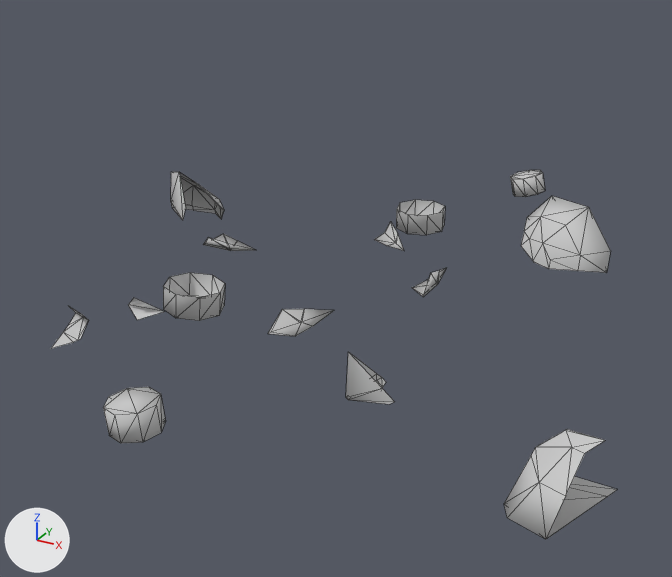
Two versions of the FBX model Assets/Resources/ani/item ufo/item ufo_death.FBX, one commit apart.
The view is the same before and after, from a 50 mm lens placed at (10.2, -18.6, 4.6), pointed at (0.3, -0.6, -4.3). The axes (+X, +Y, +Z) are drawn at lower left. The lights are the same throughout. Both versions are drawn at frame 30 of the action 'Take 001'; the numbers are the values there. Mesh edges are drawn as thin lines.
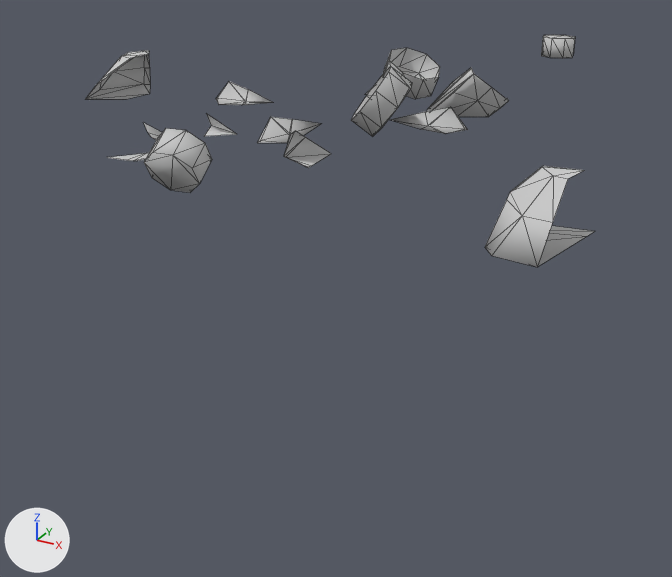
Edits to the bpy script that builds the scene:
```text
Change ob_mesh044_part_5:
    ob_mesh044_part_5.location: (-3.56, -5.62, -4.27) -> (-1.6, -4.79, -0.27)
    ob_mesh044_part_5.rotation_euler: (2.362, -0.283, -0.531) -> (2.363, -0.281, -1.619)  # degrees (135, -16, -30) -> degrees (135, -16, -93)
Change ob_object093:
    ob_object093.location: (-2.67, 0.31, -2.42) -> (-1.88, -1.36, 1.04)
    ob_object093.rotation_euler: (-0.423, -1.184, 0.384) -> (1.226, -0.722, -1.054)  # degrees (-24, -68, 22) -> degrees (70, -41, -60)
Change ob_object094:
    ob_object094.location: (-0.11, 1.28, -2.96) -> (1.06, 1.71, 1.07)
    ob_object094.rotation_euler: (-1.204, -0.785, 0.818) -> (-1.213, 0.769, -0.254)  # degrees (-69, -45, 47) -> degrees (-69, 44, -15)
Change ob_object097:
    ob_object097.location: (0.4, 4.14, -3.71) -> (0.75, 2.6, 0.52)
    ob_object097.rotation_euler: (-1.57, -0.00329, -0.125) -> (-1.384, 0.416, 0.0633)  # degrees (-90, -0.2, -7.2) -> degrees (-79, 24, 3.6)
Change ob_mesh044_part_2:
    ob_mesh044_part_2.location: (-2.87, -4.1, -4.31) -> (-1.54, -2.75, -0.31)
    ob_mesh044_part_2.rotation_euler: (2.358, -0.283, -0.155) -> (2.363, -0.282, -0.627)  # degrees (135, -16, -8.9) -> degrees (135, -16, -36)
Change ob_object092:
    ob_object092.location: (1.1, 1.16, -2.96) -> (2.05, -1.52, 1.06)
    ob_object092.rotation_euler: (1.224, 0.72, -0.487) -> (1.23, 0.732, 1.272)  # degrees (70, 41, -28) -> degrees (70, 42, 73)
Change ob_object095:
    ob_object095.location: (-1.79, -3.35, -3.66) -> (1.53, -1.33, 0.59)
    ob_object095.rotation_euler: (1.537, 0.0781, 0.0195) -> (1.133, -0.856, 0.947)  # degrees (88, 4.5, 1.1) -> degrees (65, -49, 54)
Change ob_mesh044_part_6:
    ob_mesh044_part_6.location: (7.48, -6.47, -3.77) -> (6.66, -5.91, 0.23)
    ob_mesh044_part_6.rotation_euler: (-0.000276, 0.000115, -1.484) -> (-0.000476, -0.000138, -1.318)  # degrees (0, 0, -85) -> degrees (0, 0, -76)
Change ob_object089:
    ob_object089.location: (0.29, -7.97, -3.46) -> (0.41, -6.02, 0.53)
    ob_object089.rotation_euler: (1.643, -0.0354, -0.699) -> (0.593, 0.332, 0.347)  # degrees (94, -2, -40) -> degrees (34, 19, 20)
Change ob_mesh044_part_1:
    ob_mesh044_part_1.location: (3.27, -4.82, -3.86) -> (1.49, -3.72, -0.26)
    ob_mesh044_part_1.rotation_euler: (-1.309, -1.946, 0.0344) -> (2.357, 0.282, 1.066)  # degrees (-75, -111, 2) -> degrees (135, 16, 61)
Change ob_object096:
    ob_object096.location: (2.0, 8.3, -3.4) -> (2.23, 9.86, 0.52)
    ob_object096.rotation_euler: (1.57, 2.921, 0.1) -> (-1.576, 0.0351, 1.403)  # degrees (90, 167, 5.7) -> degrees (-90, 2, 80)
Change ob_mesh044_part_4:
    ob_mesh044_part_4.location: (-5.66, 1.88, -3.71) -> (-5.7, -0.53, 0.24)
    ob_mesh044_part_4.rotation_euler: (-1.468, 0.908, -0.576) -> (-0.0000911, -0.00312, 0.0137)  # degrees (-84, 52, -33) -> degrees (0, -0.2, 0.8)
Change ob_mesh044_part_3:
    ob_mesh044_part_3.location: (4.31, 3.6, -3.7) -> (2.8, 1.14, 0.07)
    ob_mesh044_part_3.rotation_euler: (1.448, -0.429, -0.444) -> (-2.352, 0.198, -1.482)  # degrees (83, -25, -25) -> degrees (-135, 11, -85)
Change ob_object091:
    ob_object091.location: (2.06, -2.83, -2.95) -> (1.46, -2.05, 1.07)
    ob_object091.rotation_euler: (1.205, 0.777, -0.423) -> (1.214, 0.763, -0.288)  # degrees (69, 45, -24) -> degrees (70, 44, -17)
```

What differs and where, as boxes (x1, y1, x2, y2) in the pictures (672 x 577 px):
'Mesh044_Part_6', moved, turned: before (504, 429, 617, 539); after (485, 166, 595, 267)
'Mesh044_Part_3', moved, turned: before (521, 196, 611, 273); after (427, 68, 509, 117)
'Object089', moved, turned: before (103, 387, 165, 443); after (144, 128, 212, 192)
'Object095', moved, turned: before (163, 272, 225, 321); after (351, 66, 412, 137)
'Mesh044_Part_4', moved, turned: before (171, 172, 224, 220); after (86, 50, 150, 99)
'Object097', moved, turned: before (396, 200, 445, 235); after (383, 48, 440, 99)
'Mesh044_Part_1', moved, turned: before (346, 352, 394, 404); after (284, 131, 331, 168)
'Object091', moved, turned: before (268, 309, 334, 336); after (257, 117, 321, 143)
'Object092', moved, turned: before (412, 268, 446, 297); after (391, 107, 468, 133)
'Object096', moved, turned: before (510, 170, 545, 197); after (541, 35, 575, 58)
'Object093', moved, turned: before (203, 234, 255, 251); after (216, 81, 273, 105)
'Mesh044_Part_5', moved, turned: before (52, 307, 88, 348); after (108, 123, 162, 161)
'Mesh044_Part_2', moved, turned: before (128, 298, 165, 320); after (205, 114, 236, 136)
'Object094', moved, turned (not visible afterwards): before (374, 222, 404, 251)
